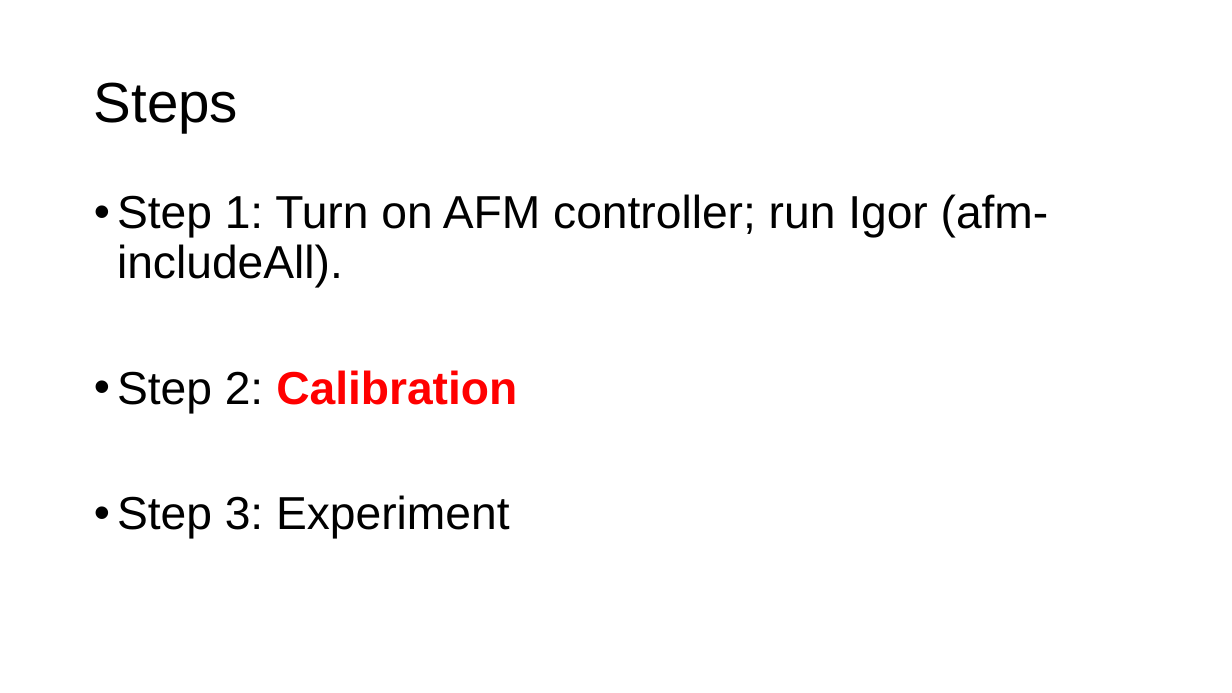
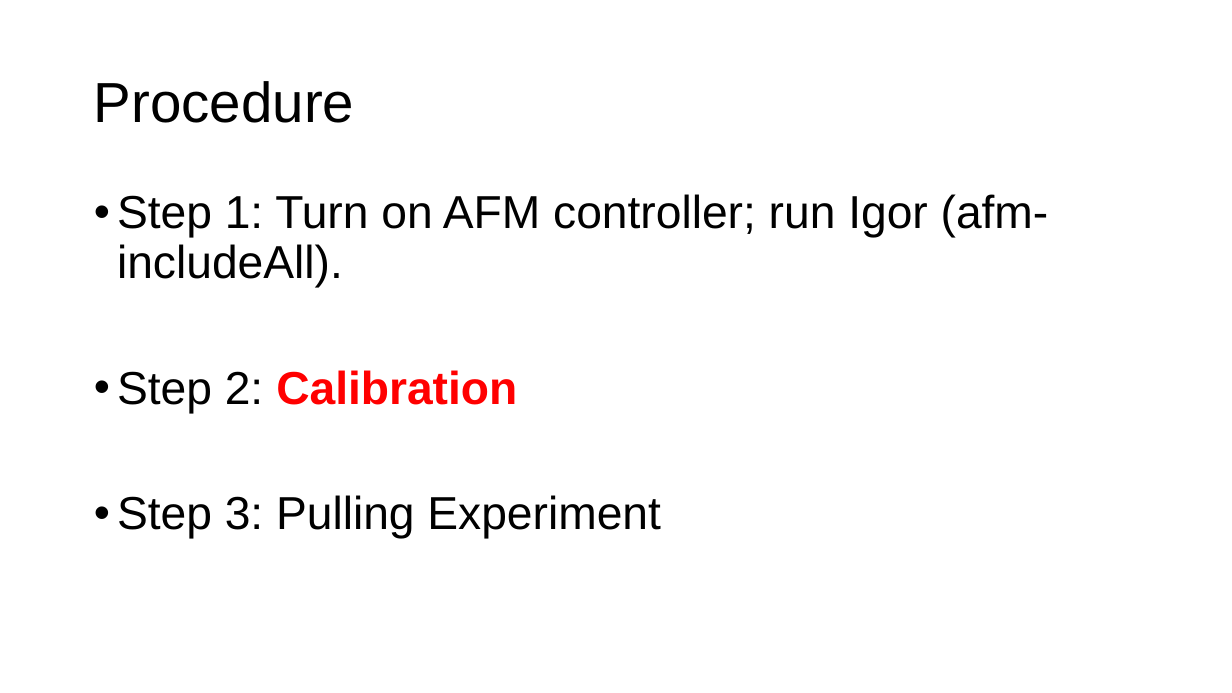
Before and after one commit to weizh888/DataAnalysisBioMechanicsLab, a slide deck: slide 2 of Manual - AFM (home-build).pptx. Drawn at 1232x693 pixels with LibreOffice and Linux fonts; fonts in the diff are those of the drawing. Boxes give left, top, right and bottom in pixels: in the first picture for what was removed or moved away, otherwise in the second. Text is boxed around its words. In the diff, an @@ line names an element or a change of style, - is before the commit and + after.

Commit message:
Updated.

```diff
--- a/Manual - AFM (home-build).pptx
+++ b/Manual - AFM (home-build).pptx
@@ title at [94, 81, 354, 123]: text changed @@
-Steps
+Procedure
@@ text at [117, 495, 661, 539]: text changed @@
-• Step 3: Experiment
+• Step 3: Pulling Experiment
```
Also in this commit, not shown: 3 other slides changed, 11 slides added.
